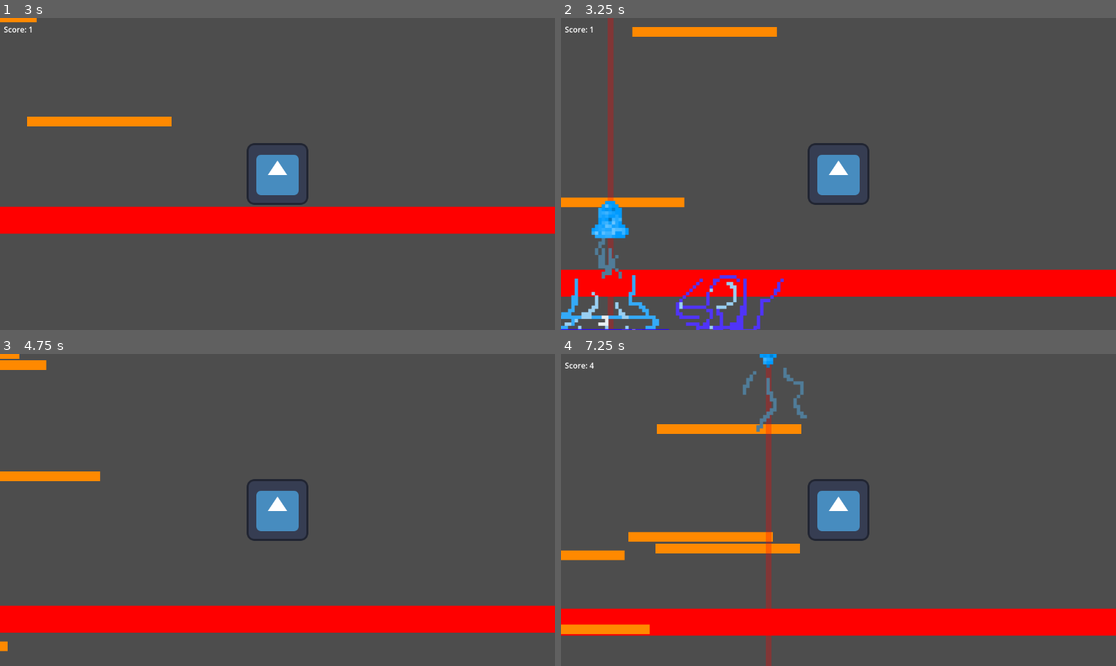
Above: before the commit, frames 1-4 (two rows, left to right).
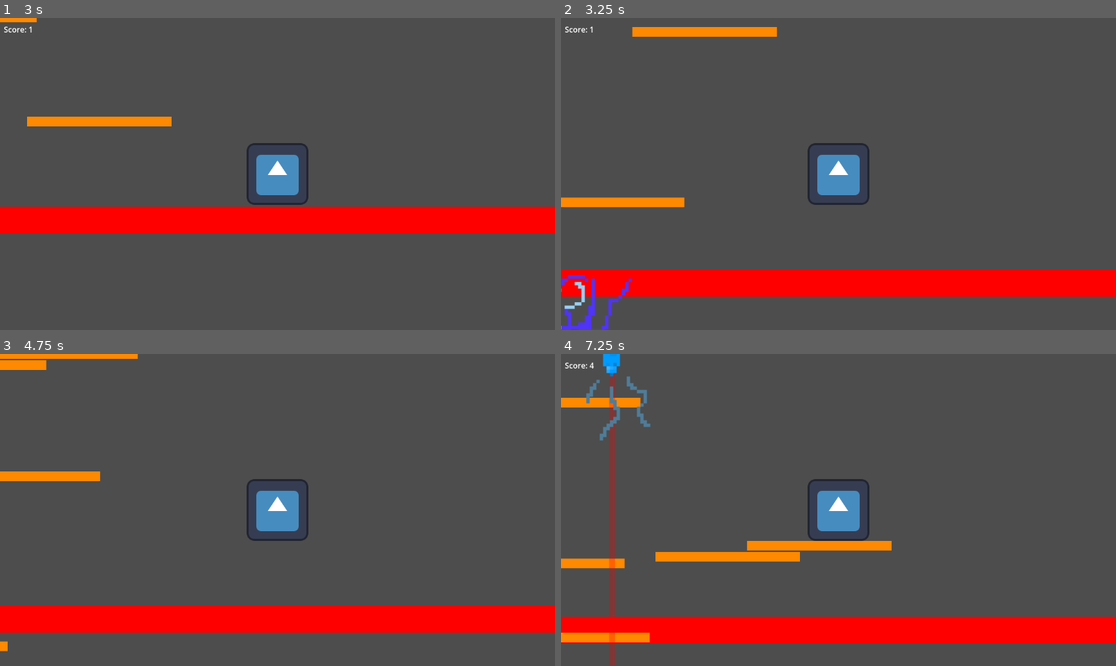
Above: after the commit, the same moments.

Repository: GrizZ1234/BlakeGameJam-2
Game: Godot game, scene res://mainLevel.tscn
Same seed, same stepped clock (60 frames per second), same inputs: the game is played once before the commit and once after it. The engine's default icon, where the game draws it, is replaced by a stand-in: a white triangle on a blue panel in a dark square.
Inputs:
- Up to frame 1 (3 s): hold D (MoveRight) 0.53-2.03 s; tap Space (Jump) at 0.77, 1.52 s; hold A (MoveLeft) 2.03-2.78 s; hold D (MoveRight) from 2.78 s (still down)
- Up to frame 2 (3.25 s): keep holding D (MoveRight); tap Space (Jump) at 3.02 s
- Up to frame 3 (4.75 s): tap Space (Jump) at 3.77, 4.52 s; release D (MoveRight) at 4.28 s; hold A (MoveLeft) from 4.28 s (still down)
- Up to frame 4 (7.25 s): release A (MoveLeft) at 5.03 s; hold D (MoveRight) 5.03-5.78 s; hold A (MoveLeft) from 5.78 s (still down); tap Space (Jump) at 6.02, 6.77 s

Frame 1 is identical in both runs. In frame 2, 3.8% of the frame differs, in the area x 0-41%, y 0-100%; in frame 3, 0.3%; in frame 4, 13%, in the area x 0-100%, y 0-100%.

Commit message:
added math equation to laser spawn interval
yay
It's a logistic curve to make things fair tho

Diff:
--- a/main.gd
+++ b/main.gd
@@ -3,6 +3,11 @@
 var platform = preload("res://moving_rect.tscn")
 var laser = preload("res://laser.tscn")
 var count = 1
+var laserSuccessCount = 1
+
+func laserSpawnEquation(x: int) -> float:
+	return -1.5/(1+2.14**(-0.25*(x-30)))+2
+
 
 # Called when the node enters the scene tree for the first time.
 func _ready() -> void:
@@ -21,7 +26,10 @@
 	var platformInst = platform.instantiate()
 	platformInst.position = Vector2(randomXPos,-450)
 	self.add_child(platformInst)
-	$SpawnInterval.wait_time = rng.randf_range(1.25,1.65)
+	#spawn interval can be modeled here: https://www.desmos.com/calculator/109f5mwh3u
+	#I did the modeling myself ;)
+	$SpawnInterval.wait_time = laserSpawnEquation(laserSuccessCount)
+	laserSuccessCount += 1
 
 
 func _on_laser_spawn_interval_timeout() -> void:
